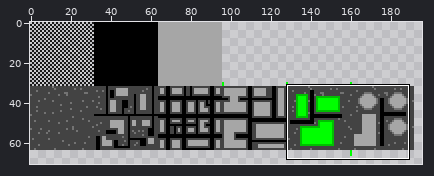
Sprite sheet: assets/graphics/tileset.png. Above, an overview of the earlier version with the close-up marked.
Close-up. Before the edit:
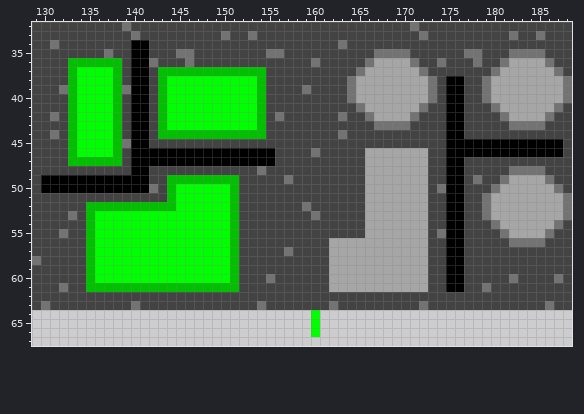
The file is 256x256 pixels. Pixels under 10% opacity are left out. Colours within 5 levels of each other are drawn and written as one. Shown: x 129..188, y 32..67. The wide view leaves out empty margins.
Now the later version:
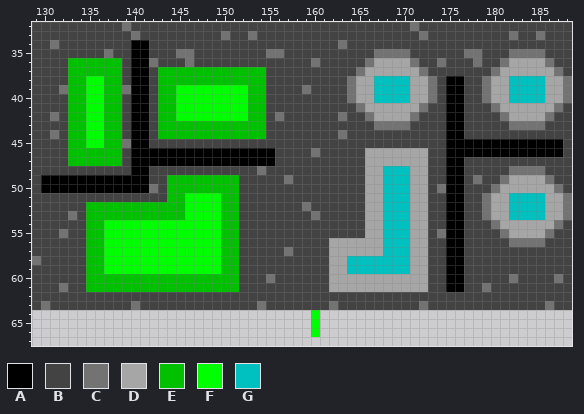
Palette (. is transparent): A #000000  B #434343  C #737373  D #a6a6a6  E #00c000  F #00ff00  G #00c0c0
Changes in this commit:
{"y":37,"x":134,"old":"FFFF","new":"EEEE"}
{"y":38,"x":134,"old":"F","new":"E"}
{"y":38,"x":137,"old":"F","new":"E"}
{"y":38,"x":144,"old":"FFFFFFFFFF","new":"EEEEEEEEEE"}
{"y":38,"x":167,"old":"DDDD","new":"GGGG"}
{"y":38,"x":182,"old":"DDDD","new":"GGGG"}
{"y":39,"x":134,"old":"F","new":"E"}
{"y":39,"x":137,"old":"F","new":"E"}
{"y":39,"x":144,"old":"F","new":"E"}
{"y":39,"x":153,"old":"F","new":"E"}
{"y":39,"x":167,"old":"DDDD","new":"GGGG"}
{"y":39,"x":182,"old":"DDDD","new":"GGGG"}
{"y":40,"x":134,"old":"F","new":"E"}
{"y":40,"x":137,"old":"F","new":"E"}
{"y":40,"x":144,"old":"F","new":"E"}
{"y":40,"x":153,"old":"F","new":"E"}
{"y":40,"x":167,"old":"DDDD","new":"GGGG"}
{"y":40,"x":182,"old":"DDDD","new":"GGGG"}
{"y":41,"x":134,"old":"F","new":"E"}
{"y":41,"x":137,"old":"F","new":"E"}
{"y":41,"x":144,"old":"F","new":"E"}
{"y":41,"x":153,"old":"F","new":"E"}
{"y":42,"x":134,"old":"F","new":"E"}
{"y":42,"x":137,"old":"F","new":"E"}
{"y":42,"x":144,"old":"F","new":"E"}
{"y":42,"x":153,"old":"F","new":"E"}
{"y":43,"x":134,"old":"F","new":"E"}
{"y":43,"x":137,"old":"F","new":"E"}
{"y":43,"x":144,"old":"FFFFFFFFFF","new":"EEEEEEEEEE"}
{"y":44,"x":134,"old":"F","new":"E"}
{"y":44,"x":137,"old":"F","new":"E"}
{"y":45,"x":134,"old":"F","new":"E"}
{"y":45,"x":137,"old":"F","new":"E"}
{"y":46,"x":134,"old":"FFFF","new":"EEEE"}
{"y":48,"x":168,"old":"DDD","new":"GGG"}
{"y":49,"x":168,"old":"DDD","new":"GGG"}
{"y":50,"x":145,"old":"FFFFFF","new":"EEEEEE"}
{"y":50,"x":168,"old":"DDD","new":"GGG"}
{"y":51,"x":145,"old":"F","new":"E"}
{"y":51,"x":150,"old":"F","new":"E"}
{"y":51,"x":168,"old":"DDD","new":"GGG"}
{"y":51,"x":182,"old":"DDDD","new":"GGGG"}
{"y":52,"x":145,"old":"F","new":"E"}
{"y":52,"x":150,"old":"F","new":"E"}
{"y":52,"x":168,"old":"DDD","new":"GGG"}
{"y":52,"x":182,"old":"DDDD","new":"GGGG"}
{"y":53,"x":136,"old":"FFFFFFFFFF","new":"EEEEEEEEEE"}
{"y":53,"x":150,"old":"F","new":"E"}
{"y":53,"x":168,"old":"DDD","new":"GGG"}
{"y":53,"x":182,"old":"DDDD","new":"GGGG"}
{"y":54,"x":136,"old":"F","new":"E"}
{"y":54,"x":150,"old":"F","new":"E"}
{"y":54,"x":168,"old":"DDD","new":"GGG"}
{"y":55,"x":136,"old":"F","new":"E"}
{"y":55,"x":150,"old":"F","new":"E"}
{"y":55,"x":168,"old":"DDD","new":"GGG"}
{"y":56,"x":136,"old":"F","new":"E"}
{"y":56,"x":150,"old":"F","new":"E"}
{"y":56,"x":168,"old":"DDD","new":"GGG"}
{"y":57,"x":136,"old":"F","new":"E"}
{"y":57,"x":150,"old":"F","new":"E"}
{"y":57,"x":168,"old":"DDD","new":"GGG"}
{"y":58,"x":136,"old":"F","new":"E"}
{"y":58,"x":150,"old":"F","new":"E"}
{"y":58,"x":164,"old":"DDDDDDD","new":"GGGGGGG"}
{"y":59,"x":136,"old":"F","new":"E"}
{"y":59,"x":150,"old":"F","new":"E"}
{"y":59,"x":164,"old":"DDDDDDD","new":"GGGGGGG"}
{"y":60,"x":136,"old":"FFFFFFFFFFFFFFF","new":"EEEEEEEEEEEEEEE"}
{"label":"changed","picture_box":[77,67,113,157]}
{"label":"changed","picture_box":[167,76,257,130]}
{"label":"changed","picture_box":[374,76,410,103]}
{"label":"changed","picture_box":[509,76,545,103]}
{"label":"changed","picture_box":[347,166,410,274]}
{"label":"changed","picture_box":[95,184,230,283]}
{"label":"changed","picture_box":[509,193,545,220]}
